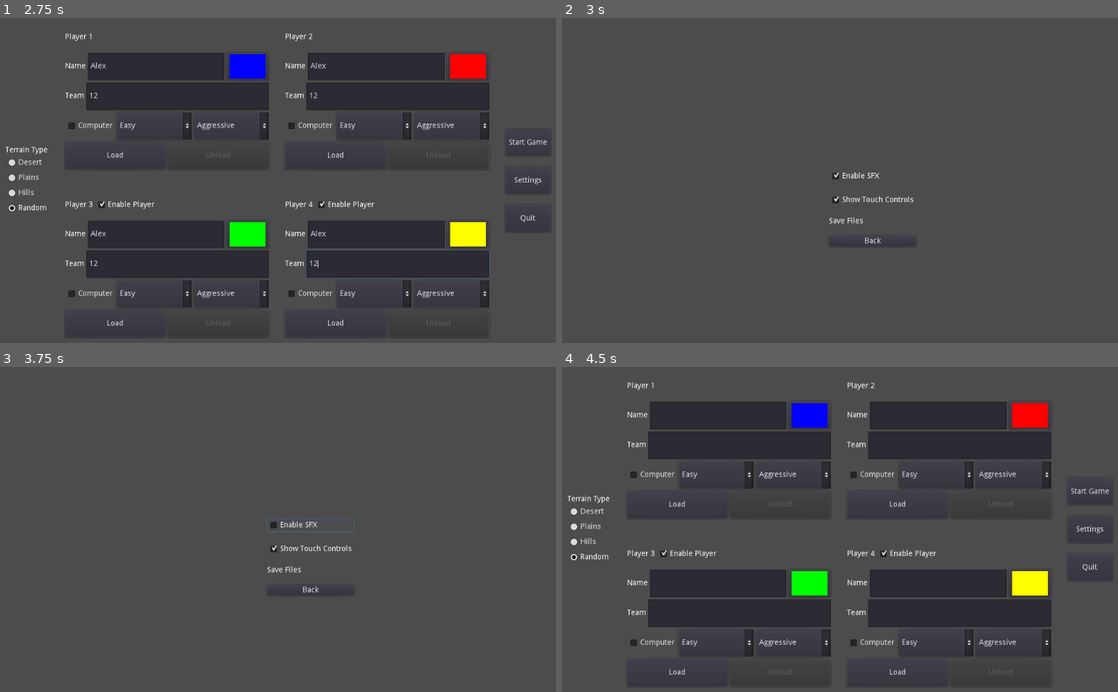
Above: before the commit, frames 1-4 (two rows, left to right).
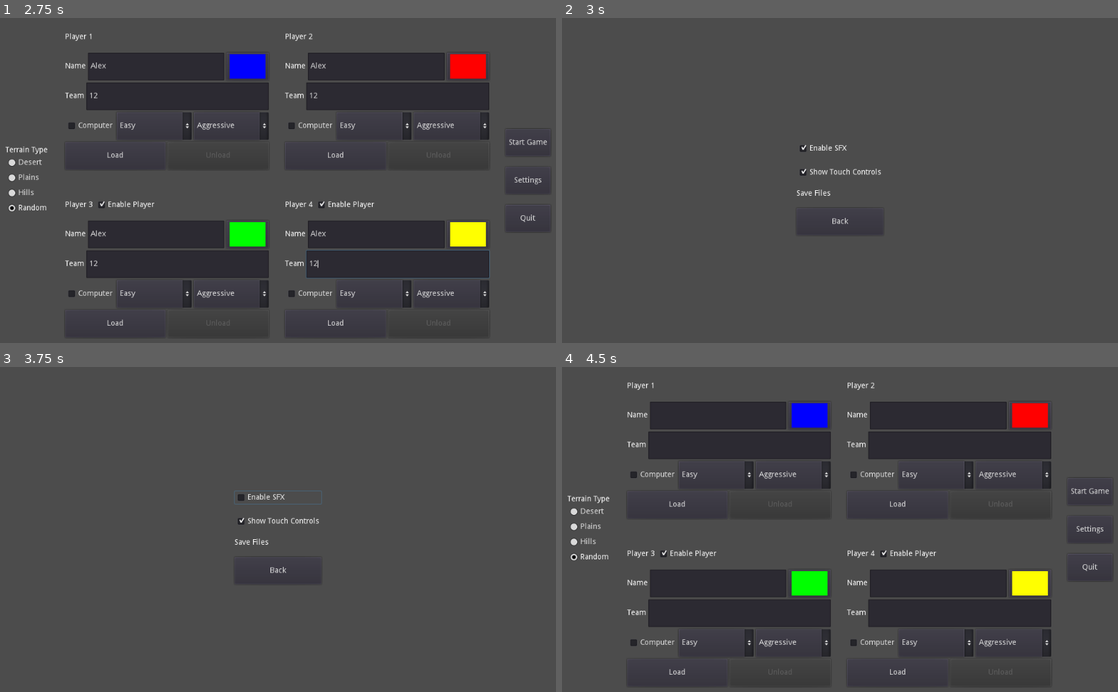
Above: after the commit, the same moments.

Repository: Arc676/Tanks-Godot
Game: Godot game, scene res://Scenes/Screens/Main Menu.tscn
Same seed, same stepped clock (60 frames per second), same inputs: the game is played once before the commit and once after it.
Inputs (mouse positions are in pixels of both pictures, inside the frame that each line leads up to):
- Up to frame 1 (2.75 s): click (155, 66) at 0.52 s; type "Alex" at 0.6 s; click (177, 96) at 0.75 s; type "12" at 0.83 s; click (155, 235) at 0.98 s; type "Alex" at 1.07 s; click (177, 265) at 1.27 s; type "12" at 1.35 s; click (378, 66) at 1.5 s; type "Alex" at 1.58 s; click (400, 96) at 1.73 s; type "12" at 1.82 s; click (378, 235) at 2.02 s; type "Alex" at 2.1 s; click (400, 265) at 2.25 s; type "12" at 2.33 s
- Up to frame 2 (3 s): click "Settings" at 2.75 s
- Up to frame 3 (3.75 s): click "Enable SFX" at 3.5 s
- Up to frame 4 (4.5 s): click "Back" at 4.25 s

Frame 1 is identical in both runs. In frame 2, 0.6% of the frame differs, in the area x 42-64%, y 38-70%; in frame 3, 0.7%; in frame 4, nothing differs.

Commit message:
Tweak UI
Increase save file button size
Re-center settings grid

Diff:
--- a/Scenes/Screens/Settings.tscn
+++ b/Scenes/Screens/Settings.tscn
@@ -15,10 +15,10 @@
 anchor_top = 0.5
 anchor_right = 0.5
 anchor_bottom = 0.5
-margin_left = -20.0
-margin_top = -20.0
-margin_right = 20.0
-margin_bottom = 20.0
+margin_left = -80.0
+margin_top = -71.0
+margin_right = 80.0
+margin_bottom = 71.0
 size_flags_horizontal = 3
 size_flags_vertical = 3
 custom_constants/separation = 20
@@ -50,7 +50,8 @@
 [node name="Back to Main" type="Button" parent="VBoxContainer"]
 margin_top = 122.0
 margin_right = 160.0
-margin_bottom = 142.0
+margin_bottom = 172.0
+rect_min_size = Vector2( 0, 50 )
 text = "Back"
 [connection signal="toggled" from="VBoxContainer/Enable SFX" to="." method="setSFX"]
 [connection signal="toggled" from="VBoxContainer/Enable Touch UI" to="." method="setTouchUI"]
--- a/Scenes/UI/Save File.tscn
+++ b/Scenes/UI/Save File.tscn
@@ -5,6 +5,7 @@
 [node name="Save File" type="HBoxContainer"]
 anchor_right = 1.0
 anchor_bottom = 1.0
+rect_min_size = Vector2( 0, 40 )
 script = ExtResource( 1 )
 __meta__ = {
 "_edit_use_anchors_": false
